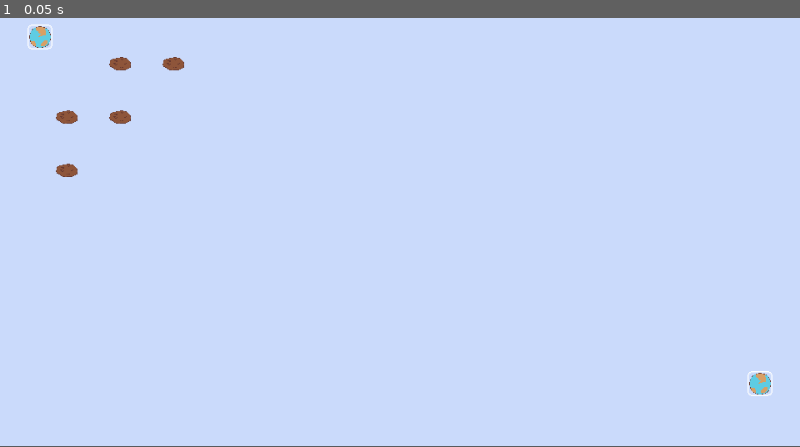
Above: before the commit, frame 1.
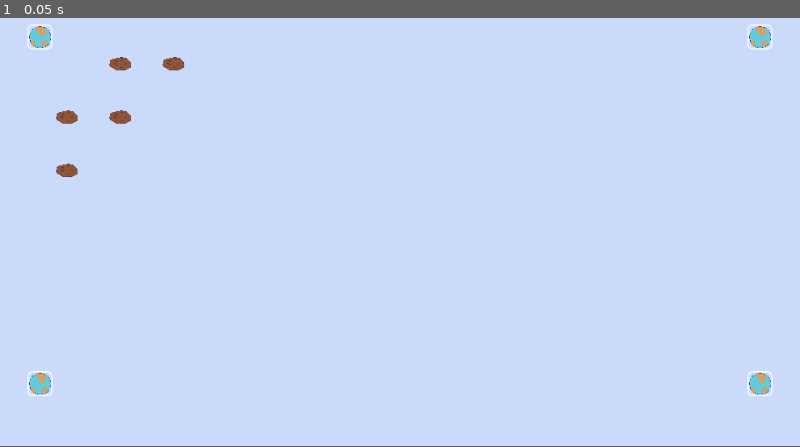
Above: after the commit, the same moment.

Repository: CannibalCowsRanch/Gravitone
Game: Godot game, scene res://scenes/Game.tscn
Two runs of this game, one before a commit and one after it. Both use one fixed random seed, a clock stepped at 60 frames per second and the inputs below.
Inputs:
- Up to frame 1 (0.05 s): no input

The runs differ from the first frame. In frame 1, 0.3% of the frame differs, in the area x 3-97%, y 1-89%.

Commit message:
Added controller to player3 and player4.

Diff:
--- a/project.godot
+++ b/project.godot
@@ -101,56 +101,102 @@
 
 move_right_1={
 "deadzone": 0.5,
+"events": [ Object(InputEventKey,"resource_local_to_scene":false,"resource_name":"","device":0,"alt":false,"shift":false,"control":false,"meta":false,"command":false,"pressed":false,"scancode":16777233,"unicode":0,"echo":false,"script":null)
+ ]
+}
+move_left_1={
+"deadzone": 0.5,
+"events": [ Object(InputEventKey,"resource_local_to_scene":false,"resource_name":"","device":0,"alt":false,"shift":false,"control":false,"meta":false,"command":false,"pressed":false,"scancode":16777231,"unicode":0,"echo":false,"script":null)
+ ]
+}
+move_up_1={
+"deadzone": 0.5,
+"events": [ Object(InputEventKey,"resource_local_to_scene":false,"resource_name":"","device":0,"alt":false,"shift":false,"control":false,"meta":false,"command":false,"pressed":false,"scancode":16777232,"unicode":0,"echo":false,"script":null)
+ ]
+}
+move_down_1={
+"deadzone": 0.5,
+"events": [ Object(InputEventKey,"resource_local_to_scene":false,"resource_name":"","device":0,"alt":false,"shift":false,"control":false,"meta":false,"command":false,"pressed":false,"scancode":16777234,"unicode":0,"echo":false,"script":null)
+ ]
+}
+interact_1={
+"deadzone": 0.5,
+"events": [ Object(InputEventKey,"resource_local_to_scene":false,"resource_name":"","device":0,"alt":false,"shift":false,"control":false,"meta":false,"command":false,"pressed":false,"scancode":32,"unicode":0,"echo":false,"script":null)
+ ]
+}
+move_right_2={
+"deadzone": 0.5,
+"events": [ Object(InputEventJoypadMotion,"resource_local_to_scene":false,"resource_name":"","device":0,"axis":0,"axis_value":1.0,"script":null)
+ ]
+}
+move_left_2={
+"deadzone": 0.5,
+"events": [ Object(InputEventJoypadMotion,"resource_local_to_scene":false,"resource_name":"","device":0,"axis":0,"axis_value":-1.0,"script":null)
+ ]
+}
+move_up_2={
+"deadzone": 0.5,
+"events": [ Object(InputEventJoypadMotion,"resource_local_to_scene":false,"resource_name":"","device":0,"axis":1,"axis_value":-1.0,"script":null)
+ ]
+}
+move_down_2={
+"deadzone": 0.5,
+"events": [ Object(InputEventJoypadMotion,"resource_local_to_scene":false,"resource_name":"","device":0,"axis":1,"axis_value":1.0,"script":null)
+ ]
+}
+interact_2={
+"deadzone": 0.5,
+"events": [ Object(InputEventJoypadButton,"resource_local_to_scene":false,"resource_name":"","device":0,"button_index":0,"pressure":0.0,"pressed":false,"script":null)
+ ]
+}
+move_up_3={
+"deadzone": 0.5,
+"events": [ Object(InputEventJoypadMotion,"resource_local_to_scene":false,"resource_name":"","device":1,"axis":1,"axis_value":-1.0,"script":null)
+ ]
+}
+move_down_3={
+"deadzone": 0.5,
+"events": [ Object(InputEventJoypadMotion,"resource_local_to_scene":false,"resource_name":"","device":1,"axis":1,"axis_value":1.0,"script":null)
+ ]
+}
+move_left_3={
+"deadzone": 0.5,
+"events": [ Object(InputEventJoypadMotion,"resource_local_to_scene":false,"resource_name":"","device":1,"axis":0,"axis_value":-1.0,"script":null)
+ ]
+}
+move_right_3={
+"deadzone": 0.5,
+"events": [ Object(InputEventJoypadMotion,"resource_local_to_scene":false,"resource_name":"","device":1,"axis":0,"axis_value":1.0,"script":null)
+ ]
+}
+interact_3={
+"deadzone": 0.5,
+"events": [ Object(InputEventJoypadButton,"resource_local_to_scene":false,"resource_name":"","device":1,"button_index":0,"pressure":0.0,"pressed":false,"script":null)
+ ]
+}
+move_up_4={
+"deadzone": 0.5,
+"events": [ Object(InputEventKey,"resource_local_to_scene":false,"resource_name":"","device":0,"alt":false,"shift":false,"control":false,"meta":false,"command":false,"pressed":false,"scancode":87,"unicode":0,"echo":false,"script":null)
+ ]
+}
+move_down_4={
+"deadzone": 0.5,
+"events": [ Object(InputEventKey,"resource_local_to_scene":false,"resource_name":"","device":0,"alt":false,"shift":false,"control":false,"meta":false,"command":false,"pressed":false,"scancode":83,"unicode":0,"echo":false,"script":null)
+ ]
+}
+move_left_4={
+"deadzone": 0.5,
+"events": [ Object(InputEventKey,"resource_local_to_scene":false,"resource_name":"","device":0,"alt":false,"shift":false,"control":false,"meta":false,"command":false,"pressed":false,"scancode":65,"unicode":0,"echo":false,"script":null)
+ ]
+}
+move_right_4={
+"deadzone": 0.5,
 "events": [ Object(InputEventKey,"resource_local_to_scene":false,"resource_name":"","device":0,"alt":false,"shift":false,"control":false,"meta":false,"command":false,"pressed":false,"scancode":68,"unicode":0,"echo":false,"script":null)
-, Object(InputEventKey,"resource_local_to_scene":false,"resource_name":"","device":0,"alt":false,"shift":false,"control":false,"meta":false,"command":false,"pressed":false,"scancode":16777233,"unicode":0,"echo":false,"script":null)
- ]
-}
-move_left_1={
-"deadzone": 0.5,
-"events": [ Object(InputEventKey,"resource_local_to_scene":false,"resource_name":"","device":0,"alt":false,"shift":false,"control":false,"meta":false,"command":false,"pressed":false,"scancode":65,"unicode":0,"echo":false,"script":null)
-, Object(InputEventKey,"resource_local_to_scene":false,"resource_name":"","device":0,"alt":false,"shift":false,"control":false,"meta":false,"command":false,"pressed":false,"scancode":16777231,"unicode":0,"echo":false,"script":null)
- ]
-}
-move_up_1={
-"deadzone": 0.5,
-"events": [ Object(InputEventKey,"resource_local_to_scene":false,"resource_name":"","device":0,"alt":false,"shift":false,"control":false,"meta":false,"command":false,"pressed":false,"scancode":87,"unicode":0,"echo":false,"script":null)
-, Object(InputEventKey,"resource_local_to_scene":false,"resource_name":"","device":0,"alt":false,"shift":false,"control":false,"meta":false,"command":false,"pressed":false,"scancode":16777232,"unicode":0,"echo":false,"script":null)
- ]
-}
-move_down_1={
-"deadzone": 0.5,
-"events": [ Object(InputEventKey,"resource_local_to_scene":false,"resource_name":"","device":0,"alt":false,"shift":false,"control":false,"meta":false,"command":false,"pressed":false,"scancode":83,"unicode":0,"echo":false,"script":null)
-, Object(InputEventKey,"resource_local_to_scene":false,"resource_name":"","device":0,"alt":false,"shift":false,"control":false,"meta":false,"command":false,"pressed":false,"scancode":16777234,"unicode":0,"echo":false,"script":null)
- ]
-}
-interact_1={
-"deadzone": 0.5,
-"events": [ Object(InputEventKey,"resource_local_to_scene":false,"resource_name":"","device":0,"alt":false,"shift":false,"control":false,"meta":false,"command":false,"pressed":false,"scancode":32,"unicode":0,"echo":false,"script":null)
- ]
-}
-move_right_2={
-"deadzone": 0.5,
-"events": [ Object(InputEventJoypadMotion,"resource_local_to_scene":false,"resource_name":"","device":0,"axis":0,"axis_value":1.0,"script":null)
- ]
-}
-move_left_2={
-"deadzone": 0.5,
-"events": [ Object(InputEventJoypadMotion,"resource_local_to_scene":false,"resource_name":"","device":0,"axis":0,"axis_value":-1.0,"script":null)
- ]
-}
-move_up_2={
-"deadzone": 0.5,
-"events": [ Object(InputEventJoypadMotion,"resource_local_to_scene":false,"resource_name":"","device":0,"axis":1,"axis_value":-1.0,"script":null)
- ]
-}
-move_down_2={
-"deadzone": 0.5,
-"events": [ Object(InputEventJoypadMotion,"resource_local_to_scene":false,"resource_name":"","device":0,"axis":1,"axis_value":1.0,"script":null)
- ]
-}
-interact_2={
-"deadzone": 0.5,
-"events": [ Object(InputEventJoypadButton,"resource_local_to_scene":false,"resource_name":"","device":0,"button_index":0,"pressure":0.0,"pressed":false,"script":null)
+ ]
+}
+interact_4={
+"deadzone": 0.5,
+"events": [ Object(InputEventKey,"resource_local_to_scene":false,"resource_name":"","device":0,"alt":false,"shift":false,"control":false,"meta":false,"command":false,"pressed":false,"scancode":69,"unicode":0,"echo":false,"script":null)
  ]
 }
 
--- a/scenes/Game.gd
+++ b/scenes/Game.gd
@@ -15,6 +15,14 @@
 	# init second player
 	var player2: Player = Player.new(Types.PlayerNumber.PLAYER_2)
 	_setup_player(player2, Vector2($EntitiesGrid.grid_size.x - 2, $EntitiesGrid.grid_size.y - 2))
+
+	# init third player
+	var player3: Player = Player.new(Types.PlayerNumber.PLAYER_3)
+	_setup_player(player3, Vector2($EntitiesGrid.grid_size.x - 2, 1))
+
+	# init fourth player
+	var player4: Player = Player.new(Types.PlayerNumber.PLAYER_4)
+	_setup_player(player4, Vector2(1, $EntitiesGrid.grid_size.y - 2))
 
 	$EntitiesGrid.add_object(Asteroid.instance(), Vector2(4, 2))
 	$EntitiesGrid.add_object(Asteroid.instance(), Vector2(6, 2))
